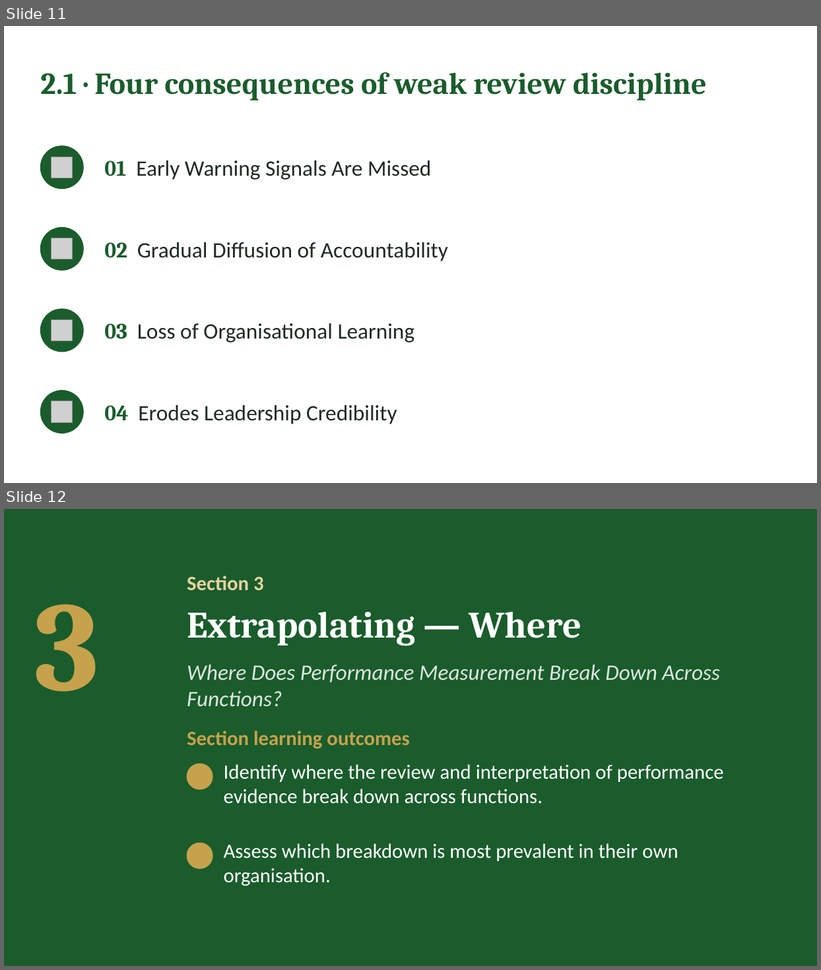
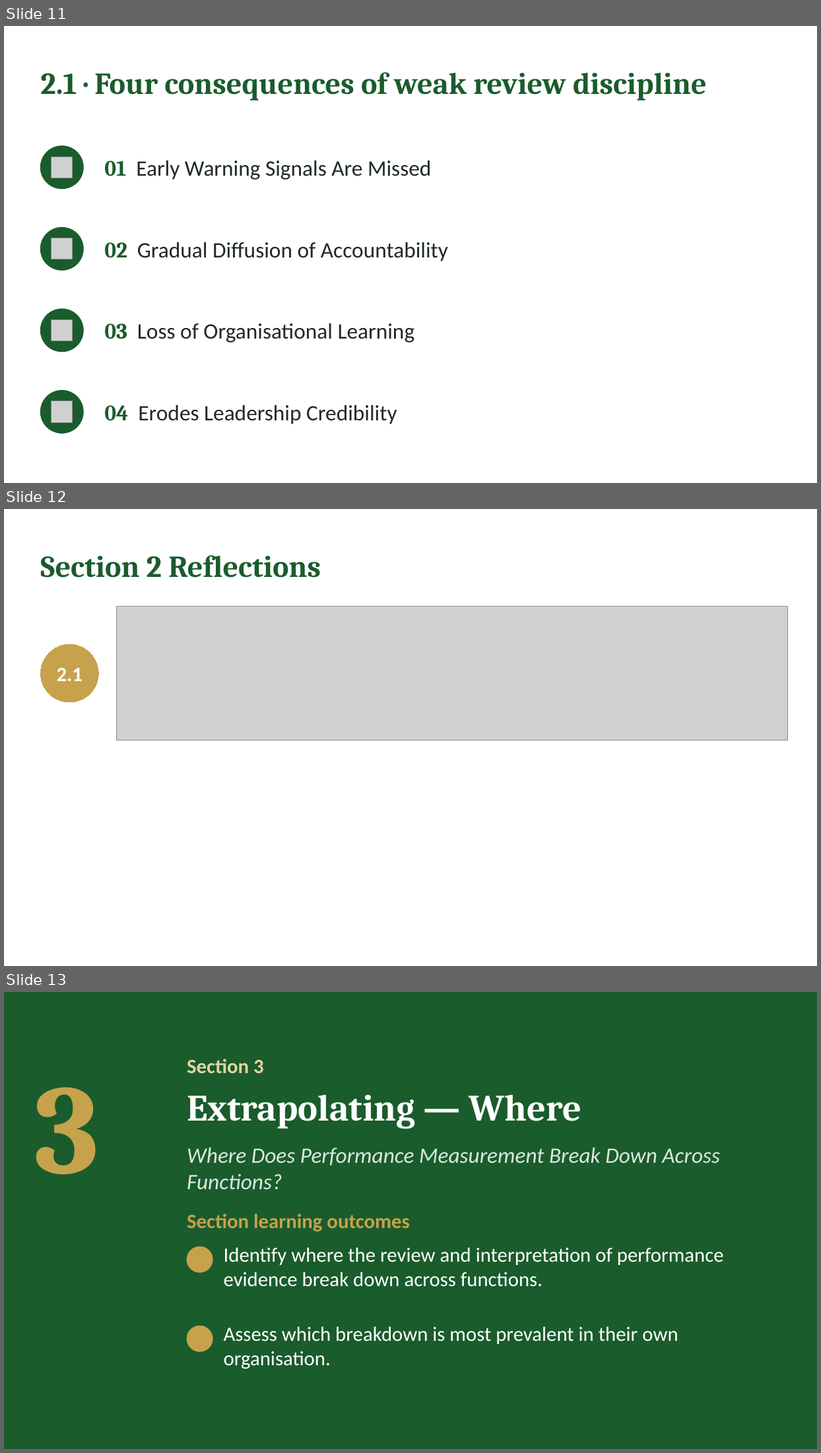
Before and after one commit to IBSL26/ibsl-platform, a slide deck: Unit decks/Unit 08 - Performance Measurement.pptx. Shown one above the other, each under a label of ours: slides 11 and 12 before the commit, slides 11, 12 and 13 after it. The pictures are 821x970 and 821x1453 pixels, drawn with LibreOffice and Linux fonts; fonts in the diff are those of the drawing; grey boxes stand for pictures; background and template pictures are left out. Boxes give left, top, right and bottom in pixels: in the first picture for what was removed or moved away, otherwise in the second. Text is boxed around its words. In the diff, an @@ line names an element or a change of style, - is before the commit and + after.

Commit message:
Unit 8: velocity reflection, GROW recovery, two role play cases, reflection reframed, Brigade wording replaced

```diff
--- a/Unit decks/Unit 08 - Performance Measurement.pptx
+++ b/Unit decks/Unit 08 - Performance Measurement.pptx
@@ slide 12 added at [4,509,817,966], background #FFFFFF @@
@@ text added at [40,555,321,578], 36 pt, text #1A5C2C, bold @@
+Section 2 Reflections
@@ picture added at [117,607,788,740] @@
@@ ellipse added at [40,644,98,702], fill #C6A24C, outline #C6A24C 0.75 pt, 24 pt, text #FFFFFF, bold @@
+2.1
@@ what was slide 12 is now slide 13 @@
```
Also in this commit, not shown: 4 slides changed, 1 other slide added, 1 slide removed, 14 other files.
